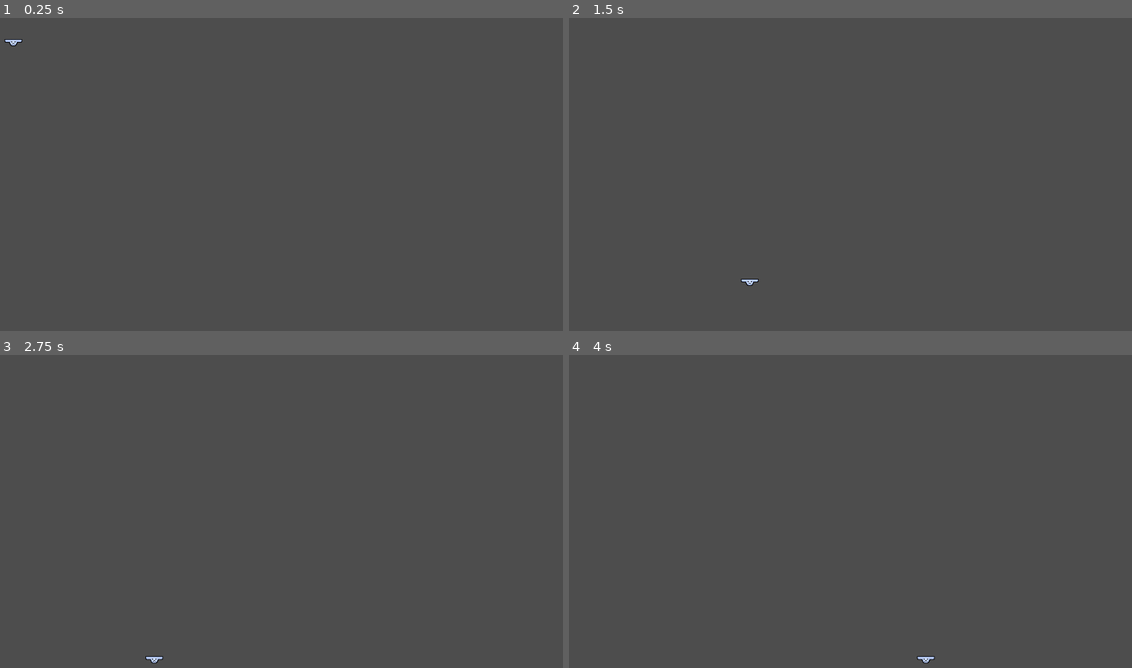
Above: before the commit, frames 1-4 (two rows, left to right).
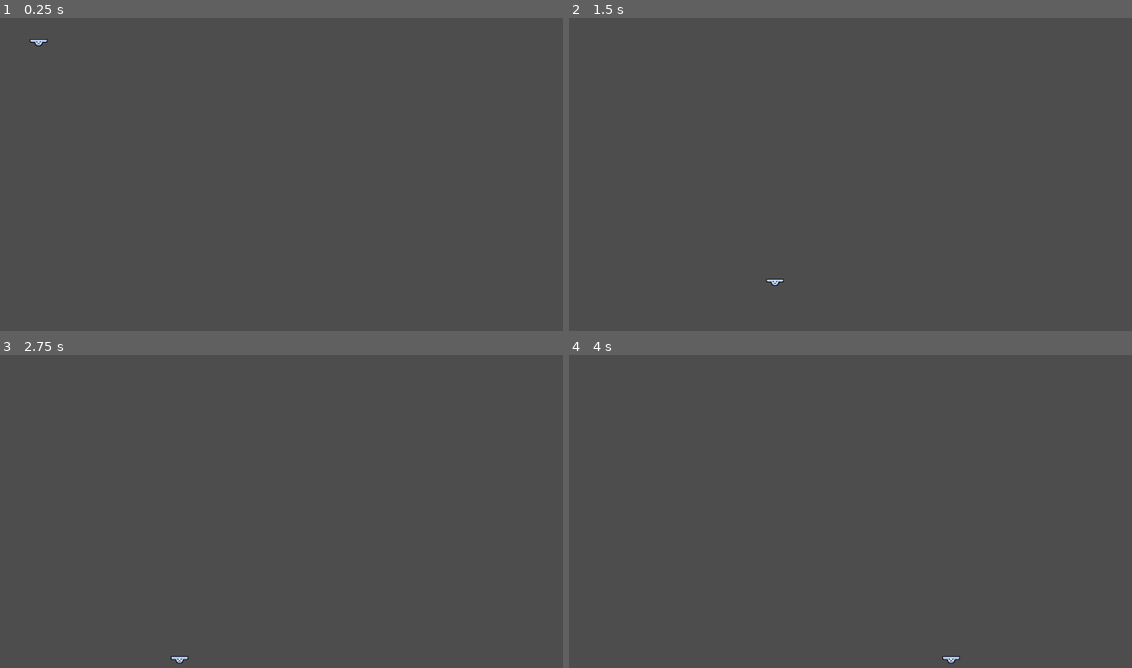
Above: after the commit, the same moments.

Repository: Akita-322/Everhold
Game: Godot game, scene res://Scenes/game/Game.tscn
Same seed, same stepped clock (60 frames per second), same inputs: the game is played once before the commit and once after it.
Inputs:
- Up to frame 1 (0.25 s): no input
- Up to frame 2 (1.5 s): tap Enter (ui_accept) at 0.5, 0.77, 1.25 s; hold Right (ui_right) from 0.53 s (still down)
- Up to frame 3 (2.75 s): tap Enter (ui_accept) at 1.52 s; release Right (ui_right) at 2.03 s; hold Left (ui_left) from 2.03 s (still down)
- Up to frame 4 (4 s): release Left (ui_left) at 2.78 s; hold Right (ui_right) from 2.78 s (still down); tap Enter (ui_accept) at 3.02, 3.5, 3.77 s

The runs differ from the first frame. In frame 1, 0.1% of the frame differs, in the area x 0-9%, y 6-10%; in frame 2, 0.1%; in frame 3, 0.1%; in frame 4, 0.1%, in the area x 61-70%, y 96-99%.

Commit message:
Update Game.tscn

Diff:
--- a/everhold/Scenes/game/Game.tscn
+++ b/everhold/Scenes/game/Game.tscn
@@ -6,7 +6,7 @@
 [node name="game" type="Node2D"]
 
 [node name="CharacterBody2D" parent="." instance=ExtResource("1_gv8gk")]
-position = Vector2(24, 19)
+position = Vector2(67, 19)
 
 [node name="WALL" parent="." instance=ExtResource("2_6coir")]
 
